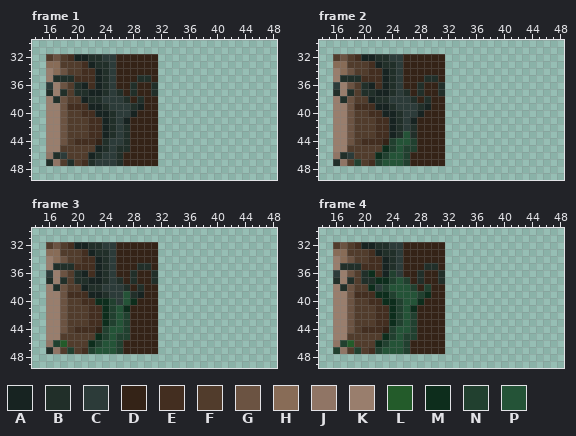
Pixel-art file, stored at Assets/Sprites/Terrin/TM/TM Middle.aseprite. That is the earlier state.
64x64 pixels, 8 frames. Colours within 5 levels of each other are drawn and written as one. Shown: frame 1: x 14..48, y 30..49; frame 2: x 14..48, y 30..49; frame 3: x 14..48, y 30..49; frame 4: x 14..48, y 30..49. The commit also changed other frames, which this record leaves out.
Palette (. is transparent): A #172321  B #212f29  C #2c3b39  D #342317  E #432e20  F #513c2c  G #6b5342  H #886c57  J #907565  K #997e6d  L #235b2a  M #0d2d1c  N #21402f  P #245337
Pixels before, frame 1, first column x 16:
32 FGFEAABBCCDDDDDD
33 HHFFFEABBCDDDDDD
34 KHGFFEEABCDDDDDD
35 KBBBEEEABCDDDBBD
36 CKGFBAEABCDDBDDB
37 BKBFBBAABCBDBDDB
38 KBGFFABBCCCBDBDD
39 KKGEEEAABCCCBADD
40 KKGFFEEAABCCADDD
41 KKGFFFEEABCADDDD
42 KKGFFFEEABCBDDDD
43 KKGFFFEEABCBDDDD
44 KKGFEEEDBCCBDDDD
45 KKFFFFFABCBBDDDD
46 JBCFFFABCCBDDDDD
47 BJFBFEBCCCBDDDDD
Pixels before, frame 2, first column x 16:
32 FGFEAABBCCDDDDDD
33 HHFFFEABBCDDDDDD
34 KHGFFEEABCDDDDDD
35 KBBBEEEABCDDDBBD
36 CKGFBAEABCDDBDDB
37 BKBFBBAABCBDBDDB
38 KBGFFABBCCCBDBDD
39 KKGEEEAABCCCBADD
40 KKGFFEEAABCCADDD
41 KKGFFFEEABCADDDD
42 KKGFFFEEABCBDDDD
43 KKGFFFEEABPBDDDD
44 KKGFEEEDNPPNDDDD
45 KKFFFFFMNPNNDDDD
46 JBCFFFMNPPNDDDDD
47 BJFNFENPPPNDDDDD
Pixels before, frame 3, first column x 16:
32 FGFEAABBCCDDDDDD
33 HHFFFEABBCDDDDDD
34 KHGFFEEABCDDDDDD
35 KBBBEEEABCDDDBBD
36 CKGFBAEABCDDBDDB
37 BKBFBBAABCBDBDDB
38 KBGFFABBCCCBDBDD
39 KKGEEEAABCCPBADD
40 KKGFFEEMMNCPMDDD
41 KKGFFFEEMNPMDDDD
42 KKGFFFEEMNPNDDDD
43 KKGFFFEEMNPNDDDD
44 KKGFEEEDNPPNDDDD
45 KKFFFFFMNPNNDDDD
46 JNLFFFMNPPNDDDDD
47 BJFNFENPPPNDDDDD
Pixels before, frame 4, first column x 16:
32 FGFEAABBCCDDDDDD
33 HHFFFEABBCDDDDDD
34 KHGFFEEABCDDDDDD
35 KBBBEEEABCDDDBBD
36 CKGFBMEANCDDBDDB
37 BKBFBBMMNPNDBDDB
38 KBGFFMCNPPPNDNDD
39 KKGEEEMMNPPPNMDD
40 KKGFFEEMMNPPMDDD
41 KKGFFFEEMNPMDDDD
42 KKGFFFEEMNPNDDDD
43 KKGFFFEEMNPNDDDD
44 KKGFEEEDNPPNDDDD
45 KKFFFFFMNPNNDDDD
46 JNLFFFMNPPNDDDDD
47 NJFNFENPPPNDDDDD
The same view after the edit:
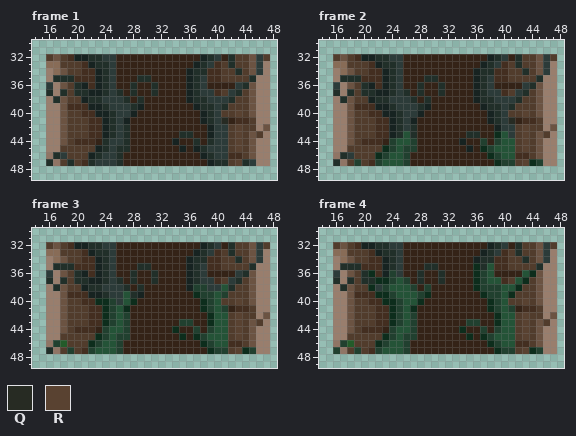
Colours new in this view: Q #272b23  R #594231
What changed:
layer "Layer 5" now shown
Changed rows in their new state; - is an unchanged pixel.
Frame 1, layer "Layer 5":
first column x 32:
32 DDDDDDABCDBFFGCF
33 DDDDDABCEFBFFGCK
34 DDDDABBEEFFBFGCK
35 DDDDABCEEFFFFBKK
36 DDDDABCDDDDCBGKK
37 DDDDABCCEFCBFGKK
38 DDDDABBCCCBFFGKK
39 DDDDDABBCBFFFGKK
40 DDDDDDABCFFRFGKK
41 DDDDDDABCQDEEFKK
42 DDDDDDDACCFRFFKG
43 DDDBBDDACCFRFGFK
44 DDADDBDBCCFRFGKK
45 DDDADABCCCFRFGKK
46 DDDDDDABCCEEFGKK
47 DDDDDDDABBFRBCKK
Frame 2, layer "Layer 5":
first column x 32:
32 DDDDDDABCDBFFGCF
33 DDDDDABCEFBFFGCK
34 DDDDABBEEFFBFGCK
35 DDDDABCEEFFFFBKK
36 DDDDABCDDDDCBGKK
37 DDDDABCCEFCBFGKK
38 DDDDABBCCCBFFGKK
39 DDDDDABBCBFFFGKK
40 DDDDDDABCFFRFGKK
41 DDDDDDABCQDEEFKK
42 DDDDDDDACCFRFFKG
43 DDDBBDDMPCFRFGFK
44 DDADDNDNPPFRFGKK
45 DDDADMNPPPFRFGKK
46 DDDDDDMNPPEEFGKK
47 DDDDDDDMNNFRMNKK
Frame 3, layer "Layer 5":
first column x 32:
32 DDDDDDABCDBFFGCF
33 DDDDDABCEFBFFGCK
34 DDDDABBEEFFBFGCK
35 DDDDABCEEFFFFBKK
36 DDDDABCDDDDCBGKK
37 DDDDABCCEFCBFGKK
38 DDDDANNCCPBFFGKK
39 DDDDDMNNPNFFFGKK
40 DDDDDDMNPFFRFGKK
41 DDDDDDMNPNDEEFKK
42 DDDDDDDMPPFRFFKG
43 DDDNNDDMPPFRFGFK
44 DDMDDNDNPPFRFGKK
45 DDDMDMNPPPFRFGKK
46 DDDDDDMNPPEEFGKK
47 DDDDDDDMNNFRMNKK
Frame 4, layer "Layer 5":
first column x 32:
32 DDDDDDABCDBFFGCF
33 DDDDDABCEFBFFGCK
34 DDDDABBEEFFBFGCK
35 DDDDMBPEEFFFFBKK
36 DDDDMNPDDDDPMGKK
37 DDDDMNPPEFPMFGKK
38 DDDDMNNNPPMFFGKK
39 DDDDDMNNPMFFFGKK
40 DDDDDDMNPFFRFGKK
41 DDDDDDMNPNDEEFKK
42 DDDDDDDMPPFRFFKG
43 DDDNNDDMPPFRFGFK
44 DDMDDNDNPPFRFGKK
45 DDDMDMNPPPFRFGKK
46 DDDDDDMNPPEEFGKK
47 DDDDDDDMNNFRMNKK
